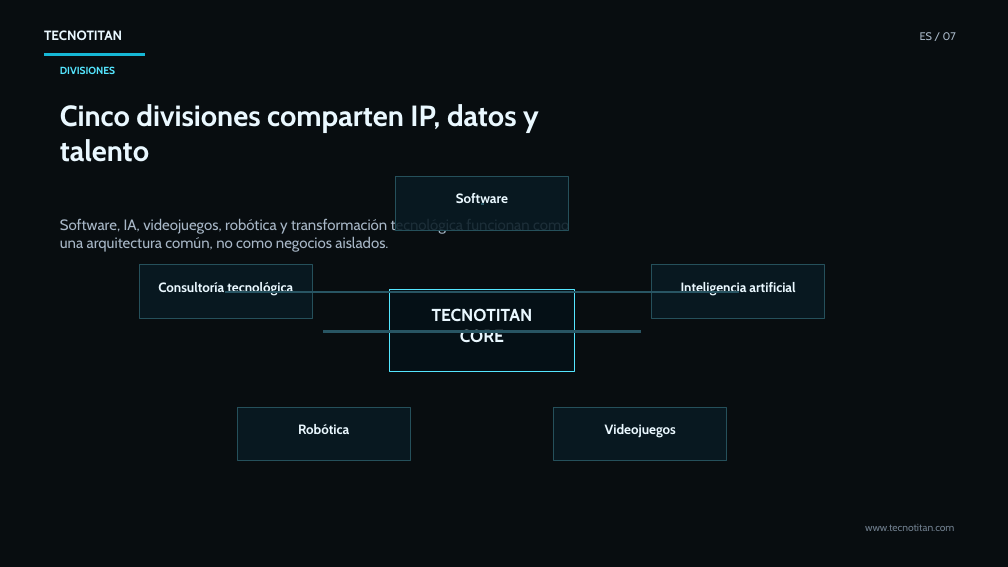
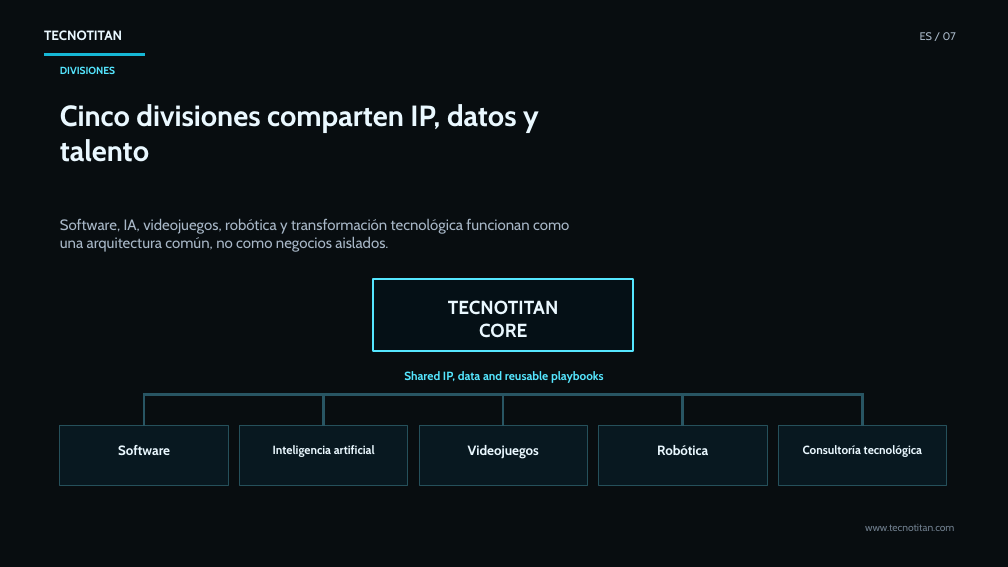
Before and after one commit to davidag2/tecnotitan, a slide deck: slide 7 of assets/investor-deck/Tecnotitan-Investor-Deck-ES.pptx. Drawn at 1008x567 pixels with LibreOffice and Linux fonts; fonts in the diff are those of the drawing; background and template pictures are left out; a plain dark background stands for a picture behind light text. Boxes give left, top, right and bottom in pixels: in the first picture for what was removed or moved away, otherwise in the second. Text is boxed around its words. In the diff, an @@ line names an element or a change of style, - is before the commit and + after.

```diff
--- a/assets/investor-deck/Tecnotitan-Investor-Deck-ES.pptx
+++ b/assets/investor-deck/Tecnotitan-Investor-Deck-ES.pptx
@@ rectangle removed at bbox=[482, 203, 484, 205] @@
@@ rectangle removed at bbox=[226, 291, 482, 293] @@
@@ rectangle: place and size @@
-rectangle at bbox=[389, 290, 575, 371]
+rectangle at bbox=[374, 279, 634, 352]
@@ rectangle at bbox=[374, 279, 634, 352]: outline #55E6FF 0.75 pt to #55E6FF 1.5 pt @@
@@ text "TECNOTITAN": place and size @@
-text "TECNOTITAN" at bbox=[432, 308, 533, 343]
+text "TECNOTITAN" at bbox=[448, 300, 558, 338]
@@ text "TECNOTITAN" at bbox=[448, 300, 558, 338]: size 16.5 to 18 pt @@
@@ rectangle removed at bbox=[482, 291, 739, 293] @@
@@ rectangle removed at bbox=[324, 331, 482, 333] @@
@@ rectangle removed at bbox=[482, 331, 640, 333] @@
@@ text added at bbox=[404, 371, 604, 383], 11.2 pt, text #55E6FF, bold @@
+Shared IP, data and reusable playbooks
@@ rectangle added at bbox=[144, 394, 145, 426], fill #285563, outline #285563 0 pt @@
@@ rectangle added at bbox=[144, 394, 863, 395], fill #285563, outline #285563 0 pt @@
@@ rectangle added at bbox=[323, 394, 324, 426], fill #285563, outline #285563 0 pt @@
@@ rectangle added at bbox=[503, 394, 504, 426], fill #285563, outline #285563 0 pt @@
@@ rectangle added at bbox=[682, 394, 684, 426], fill #285563, outline #285563 0 pt @@
@@ rectangle added at bbox=[862, 394, 864, 426], fill #285563, outline #285563 0 pt @@
@@ rectangle: place and size @@
-rectangle at bbox=[139, 265, 312, 318]
+rectangle at bbox=[60, 425, 228, 485]
@@ text "Software": place and size @@
-text "Software" at bbox=[456, 193, 508, 205]
+text "Software" at bbox=[118, 445, 170, 455]
@@ rectangle: place and size @@
-rectangle at bbox=[237, 408, 411, 461]
+rectangle at bbox=[240, 425, 408, 485]
@@ text "Inteligencia artificial": place and size @@
-text "Inteligencia artificial" at bbox=[681, 282, 795, 295]
+text "Inteligencia artificial" at bbox=[273, 445, 375, 457]
@@ text "Inteligencia artificial" at bbox=[273, 445, 375, 457]: size 12.8 to 11.2 pt @@
@@ rectangle: place and size @@
-rectangle at bbox=[652, 265, 825, 318]
+rectangle at bbox=[419, 425, 588, 485]
@@ text "Videojuegos": place and size @@
-text "Videojuegos" at bbox=[605, 424, 676, 438]
+text "Videojuegos" at bbox=[468, 445, 539, 459]
@@ rectangle: place and size @@
-rectangle at bbox=[554, 408, 727, 461]
+rectangle at bbox=[599, 425, 768, 485]
@@ text "Robótica": place and size @@
-text "Robótica" at bbox=[298, 424, 349, 434]
+text "Robótica" at bbox=[657, 445, 708, 455]
@@ rectangle: place and size @@
-rectangle at bbox=[395, 176, 569, 230]
+rectangle at bbox=[778, 425, 947, 485]
@@ text "Consultoría tecnológica" at bbox=[803, 445, 922, 457]: size 12.8 to 11.2 pt @@
@@ text "Consultoría tecnológica": place and size @@
-text "Consultoría tecnológica" at bbox=[158, 282, 293, 295]
+text "Consultoría tecnológica" at bbox=[803, 445, 922, 457]
```
Also in this commit, not shown: 6 other files.
